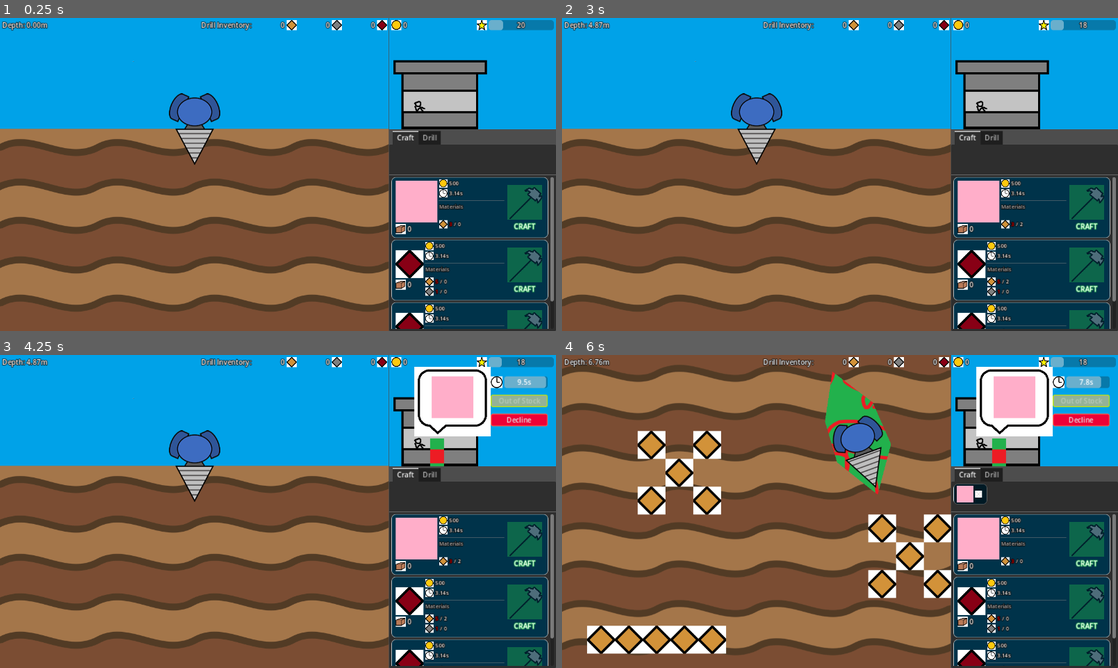
Above: before the commit, frames 1-4 (two rows, left to right).
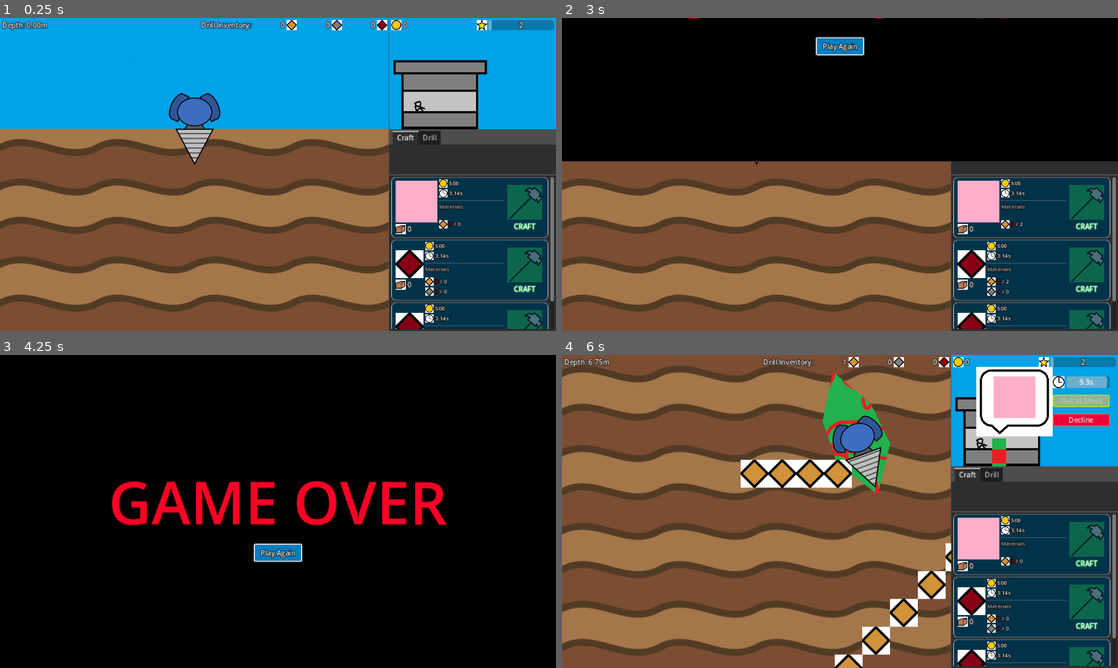
Above: after the commit, the same moments.

Repository: aNotSoCleverName/mechanicore
Game: Godot game, scene res://Main.tscn
Same seed, same stepped clock (60 frames per second), same inputs: the game is played once before the commit and once after it.
Inputs (mouse positions are in pixels of both pictures, inside the frame that each line leads up to):
- Up to frame 1 (0.25 s): no input
- Up to frame 2 (3 s): tap Enter (ui_accept) at 0.5, 0.77, 1.52 s; hold Right (ui_right) 0.53-1.28 s; tap R at 0.6, 1.35, 2.1 s; hold Left (ui_left) 1.28-2.03 s; hold Right (ui_right) 2.03-2.75 s; click "Decline" at 2.75 s
- Up to frame 3 (4.25 s): click (278, 527) at 3.5 s, where only the run after the commit has a clickable "Play Again"
- Up to frame 4 (6 s): click (840, 552) at 4.25 s, where only the run after the commit has a clickable "Play Again"; tap Enter (ui_accept) at 5, 5.27 s; hold Right (ui_right) 5.03-5.75 s; tap R at 5.1 s; click (1084, 539) at 5.77 s

The runs differ from the first frame. In frame 1, 0.1% of the frame differs, in the area x 87-95%, y 0-4%; in frame 2, 45%; in frame 3, 99%, in the area x 0-100%, y 0-100%; in frame 4, 13%.

Commit message:
Implemented game over feature for when reputation hits 0

Diff:
--- a/Base/Base.gd
+++ b/Base/Base.gd
@@ -2,20 +2,20 @@
 class_name Base
 
 # Key = ore type, value = amount
-static var ores: Dictionary = { };
-static func _addOres(inOres: Dictionary):
+var ores: Dictionary = { };
+func _addOres(inOres: Dictionary):
 	for oreType: Ore.EOreType in ores.keys():
-		Base.ores[oreType] += inOres[oreType];
+		self.ores[oreType] += inOres[oreType];
 	SignalBus_Base.update_ore_inventory.emit(ores);
-static func _takeOres(inOres: Dictionary):
+func _takeOres(inOres: Dictionary):
 	for oreType: Ore.EOreType in ores.keys():
-		Base.ores[oreType] -= inOres[oreType];
+		self.ores[oreType] -= inOres[oreType];
 	SignalBus_Base.update_ore_inventory.emit(ores);
 
 # Key = craftItem, value = amount
-static var craftItems: Dictionary = { };
+var craftItems: Dictionary = { };
 
-static var money: int = 0;
+var money: int = 0;
 
 func _on_tree_entered() -> void:
 	SignalBus_EndlessRun.drill_change_dock.connect(
@@ -23,38 +23,38 @@
 			if (!inIsDocked):
 				return;
 
-			Base._addOres(inDrill.inventory);
+			self._addOres(inDrill.inventory);
 	)
 
 	SignalBus_Base.craft_queue.connect(
 		func (inCraftItem: CraftItem):
-			Base._takeOres(inCraftItem.materials);
+			self._takeOres(inCraftItem.materials);
 	);
 
 	SignalBus_Base.craft_finished.connect(
 		func (inCraftItem: CraftItem):
-			Base.craftItems[inCraftItem] += 1;
+			self.craftItems[inCraftItem] += 1;
 	);
 
 	SignalBus_Base.craft_cancel.connect(
 		func (inCraftItem: CraftItem):
-			Base._addOres(inCraftItem.materials);
+			self._addOres(inCraftItem.materials);
 	);
 
 	SignalBus_Base.shop_sell.connect(
 		func (inCraftItem: CraftItem):
-			Base.craftItems[inCraftItem] -= 1;
-			Base.money += inCraftItem.price;
+			self.craftItems[inCraftItem] -= 1;
+			self.money += inCraftItem.price;
 
-			SignalBus_Base.update_inventory_money.emit(Base.money);
+			SignalBus_Base.update_inventory_money.emit(self.money);
 	)
 
 func _ready() -> void:
 	# Initiate ores
 	for oreType: Ore.EOreType in Ore.EOreType.values():
-		Base.ores[oreType] = 0;
-	SignalBus_Base.update_ore_inventory.emit(Base.ores);	# This triggers the code that checks if craft item text should be red/white depending on stock
+		self.ores[oreType] = 0;
+	SignalBus_Base.update_ore_inventory.emit(self.ores);	# This triggers the code that checks if craft item text should be red/white depending on stock
 
 	# Initiate craftItems
 	for craftItemNode: CraftItemNode in $"Menu/Craft/Craft Items MarginContainer/ScrollContainer/MarginContainer/Craft Items".get_children() as Array[CraftItemNode]:
-		Base.craftItems[craftItemNode.craftItem] = 0;
+		self.craftItems[craftItemNode.craftItem] = 0;
--- a/Base/Menu/Craft/Craft Item/Stock.gd
+++ b/Base/Menu/Craft/Craft Item/Stock.gd
@@ -1,4 +1,6 @@
 extends Label
+
+var _base: Base = self.find_parent("Base");
 
 func _on_tree_entered():
 	SignalBus_Base.craft_finished.connect(
@@ -9,10 +11,10 @@
 			var craftItemNode: CraftItemNode = ancestorNode;
 
 			if (inCraftItem == craftItemNode.craftItem):
-				self.text = str(Base.craftItems[inCraftItem]);
+				self.text = str(self._base.craftItems[inCraftItem]);
 	)
 
 	SignalBus_Base.shop_sell.connect(
 		func (inCraftItem: CraftItem):
-			self.text = str(Base.craftItems[inCraftItem]);
+			self.text = str(self._base.craftItems[inCraftItem]);
 	)
--- a/Base/Shop/Alien/Sell Button.gd
+++ b/Base/Shop/Alien/Sell Button.gd
@@ -1,5 +1,6 @@
 extends Button
 
+@onready var _base: Base = self.find_parent("Base");
 var _alienNode: AlienNode;
 
 func _Disable(inIsDisabled: bool) -> void:
@@ -16,7 +17,7 @@
 		func (inAlienNode: AlienNode):
 			self._alienNode = inAlienNode;
 
-			self._Disable(Base.craftItems[self._alienNode.orderedItem] == 0);
+			self._Disable(self._base.craftItems[self._alienNode.orderedItem] == 0);
 
 	)
 
--- a/Base/Shop/Alien/Time Bar.gd
+++ b/Base/Shop/Alien/Time Bar.gd
@@ -1,6 +1,7 @@
 extends ProgressBar
 
 var _orderTimer: Timer;
+@onready var _tickTimer: Timer = $"Tick Timer";
 
 func _ready() -> void:
 	var ancestorNode: Node = self.get_parent();
@@ -9,8 +10,7 @@
 	var order: Order = ancestorNode;
 	self._orderTimer = order.get_node("Timer");
 
-	var tickTimer: Timer = $"Tick Timer";
-	tickTimer.timeout.connect(
+	self._tickTimer.timeout.connect(
 		func ():
 			self.value = self._orderTimer.time_left / self._orderTimer.wait_time;
 			$Label.text = str(self._orderTimer.time_left).pad_decimals(1) + "s";
@@ -18,5 +18,5 @@
 
 	SignalBus_Base.shop_make_order.connect(
 		func (_inAlienNode: AlienNode):
-			tickTimer.start();
+			self._tickTimer.start();
 	)
--- a/Base/Shop/Queue.gd
+++ b/Base/Shop/Queue.gd
@@ -3,8 +3,8 @@
 
 const MAX_QUEUE: int = 1;
 
-static var _alienPool: Array[AlienNode] = [];
-static var alienQueues: Array[AlienNode] = [];
+var _alienPool: Array[AlienNode] = [];
+var alienQueues: Array[AlienNode] = [];
 
 @onready var _spawnTimer: Timer = $Timer;
 
@@ -13,13 +13,13 @@
 	self._spawnTimer.wait_time = 1;
 
 func _ExitQueue() -> void:
-	ShopQueue.alienQueues.remove_at(0);
+	self.alienQueues.remove_at(0);
 
 	var firstInQueue: AlienNode = self.get_child(1); # Index 0 is timer
 	self.remove_child(firstInQueue);
 	self._alienPool.append(firstInQueue);
 
-	if (ShopQueue.alienQueues.size() == 0):
+	if (self.alienQueues.size() == 0):
 		SignalBus_Base.shop_queue_empty.emit();
 
 func _ready() -> void:
@@ -31,7 +31,7 @@
 			var alienNode: AlienNode = self._alienPool.pop_back();
 			if (alienNode == null):
 				alienNode = preload("res://Base/Shop/Alien/Alien Node.tscn").instantiate();
-			ShopQueue.alienQueues.append(alienNode);
+			self.alienQueues.append(alienNode);
 			self.add_child(alienNode);
 	)
 	self._spawnTimer.start();
@@ -50,15 +50,18 @@
 	)
 
 func _on_child_entered_tree(_node):
-	if (ShopQueue.alienQueues.size() >= ShopQueue.MAX_QUEUE):
+	if (self.alienQueues.size() >= ShopQueue.MAX_QUEUE):
 		self._spawnTimer.stop();
 
 func _on_child_exiting_tree(_node):
 	# Only start timer again if queue was full because it means the timer was stopped
-	if (ShopQueue.alienQueues.size() + 1 >= ShopQueue.MAX_QUEUE):
+	if (self.alienQueues.size() + 1 >= ShopQueue.MAX_QUEUE):
 		self._ResetSpawnTimer();
 		self._spawnTimer.start();
 
 func _on_child_order_changed():
-	if (ShopQueue.alienQueues.size() > 0):
-		SignalBus_Base.shop_make_order.emit(ShopQueue.alienQueues[0]);
+	if (!self.is_inside_tree()):
+		return;
+
+	if (self.alienQueues.size() > 0):
+		SignalBus_Base.shop_make_order.emit(self.alienQueues[0]);
--- a/Base/Shop/Reputation.gd
+++ b/Base/Shop/Reputation.gd
@@ -1,14 +1,17 @@
 extends HBoxContainer
 
-const DEFAULT_REPUTATION = 20;
+const DEFAULT_REPUTATION = 2;
 
 var _reputation: int:
 	get:
 		return _reputation;
 	set(inValue):
-		_reputation = inValue;
+		_reputation = clampi(inValue, 0, 100);
 		$ProgressBar.value = _reputation;
 		$ProgressBar/Label.text = str(_reputation);
+
+		if (_reputation <= 0):
+			SignalBus_Base.game_over.emit();
 
 func _on_tree_entered():
 	SignalBus_Base.shop_sell.connect(
--- /dev/null
+++ b/Game Over.gd
@@ -0,0 +1,28 @@
+extends PanelContainer
+
+var targetY: Array[int] = [0, -180, 0, -90, 0];
+var changeY: Array[int] = [30, 20, 20, 10, 10]
+var stageIndex: int = 0;
+
+func _ready():
+	self.position.y = -self.size.y;
+
+func _process(_delta: float):
+	if (self.stageIndex >= self.targetY.size()):
+		return;
+
+	if (self.position.y == self.targetY[self.stageIndex]):
+		self.stageIndex += 1;
+	elif (self.position.y < self.targetY[self.stageIndex]):
+		self.position.y = min(self.position.y + self.changeY[self.stageIndex], self.targetY[self.stageIndex]);
+	else:
+		self.position.y = max(self.position.y - self.changeY[self.stageIndex], self.targetY[self.stageIndex]);
+
+func _on_play_again_button_pressed():
+	var main: Control = self.get_parent();
+	main.get_child(0).queue_free();
+
+	var newGame: HBoxContainer = preload("res://Game.tscn").instantiate();
+	main.add_child(newGame);
+
+	self.queue_free();
--- /dev/null
+++ b/Game Over.tscn
@@ -0,0 +1,69 @@
+[gd_scene load_steps=5 format=3 uid="uid://c4jew4c3jev84"]
+
+[ext_resource type="Script" path="res://Game Over.gd" id="1_tm8js"]
+[ext_resource type="LabelSettings" uid="uid://ij0ls7r7u6aq" path="res://Simple Label.tres" id="2_1kh76"]
+
+[sub_resource type="LabelSettings" id="LabelSettings_8hnsg"]
+font_size = 136
+font_color = Color(1, 0, 0.147364, 1)
+
+[sub_resource type="StyleBoxFlat" id="StyleBoxFlat_ktxum"]
+bg_color = Color(0, 0.495304, 0.765625, 1)
+border_width_left = 3
+border_width_top = 3
+border_width_right = 3
+border_width_bottom = 3
+corner_radius_top_left = 3
+corner_radius_top_right = 3
+corner_radius_bottom_right = 3
+corner_radius_bottom_left = 3
+
+[node name="GameOver" type="PanelContainer"]
+anchors_preset = 15
+anchor_right = 1.0
+anchor_bottom = 1.0
+grow_horizontal = 2
+grow_vertical = 2
+script = ExtResource("1_tm8js")
+
+[node name="ColorRect" type="ColorRect" parent="."]
+layout_mode = 2
+color = Color(0, 0, 0, 1)
+
+[node name="VBoxContainer" type="VBoxContainer" parent="."]
+layout_mode = 2
+alignment = 1
+
+[node name="Label" type="Label" parent="VBoxContainer"]
+layout_mode = 2
+text = "GAME OVER"
+label_settings = SubResource("LabelSettings_8hnsg")
+horizontal_alignment = 1
+
+[node name="Play Again Button" type="Button" parent="VBoxContainer"]
+custom_minimum_size = Vector2(112, 42)
+layout_mode = 2
+size_flags_horizontal = 4
+focus_mode = 0
+mouse_default_cursor_shape = 2
+theme_override_styles/normal = SubResource("StyleBoxFlat_ktxum")
+
+[node name="Label" type="Label" parent="VBoxContainer/Play Again Button"]
+layout_mode = 1
+anchors_preset = 8
+anchor_left = 0.5
+anchor_top = 0.5
+anchor_right = 0.5
+anchor_bottom = 0.5
+offset_left = -40.0
+offset_top = -11.5
+offset_right = 40.0
+offset_bottom = 11.5
+grow_horizontal = 2
+grow_vertical = 2
+text = "Play Again"
+label_settings = ExtResource("2_1kh76")
+horizontal_alignment = 1
+vertical_alignment = 1
+
+[connection signal="pressed" from="VBoxContainer/Play Again Button" to="." method="_on_play_again_button_pressed"]
--- /dev/null
+++ b/Game.tscn
@@ -0,0 +1,75 @@
+[gd_scene load_steps=10 format=3 uid="uid://dij236dtc6ebs"]
+
+[ext_resource type="PackedScene" uid="uid://qh6srgn7krbr" path="res://Endless Run/Background/Parallax Background.tscn" id="1_py67n"]
+[ext_resource type="PackedScene" uid="uid://c0q46edypqnp0" path="res://Endless Run/Wall.tscn" id="2_3lbd5"]
+[ext_resource type="Script" path="res://Endless Run/Ores/Ore Manager.gd" id="3_q1us5"]
+[ext_resource type="Script" path="res://Endless Run/Bomb/Bomb Manager.gd" id="4_8v42n"]
+[ext_resource type="PackedScene" uid="uid://6hg1syki30xs" path="res://Endless Run/Drill/Drill.tscn" id="5_1yks2"]
+[ext_resource type="Script" path="res://Endless Run/Drill/Camera.gd" id="6_d74gh"]
+[ext_resource type="Script" path="res://Drill Camera Timer.gd" id="7_giktt"]
+[ext_resource type="PackedScene" uid="uid://dllakqtlni1xh" path="res://Endless Run/Top Bar/Top Bar.tscn" id="8_d308r"]
+[ext_resource type="PackedScene" uid="uid://dx4xl0ya4o52y" path="res://Base/Base.tscn" id="9_0jxyd"]
+
+[node name="Game" type="HBoxContainer"]
+anchors_preset = 15
+anchor_right = 1.0
+anchor_bottom = 1.0
+grow_horizontal = 2
+grow_vertical = 2
+theme_override_constants/separation = 0
+
+[node name="Endless Run Container" type="SubViewportContainer" parent="."]
+layout_mode = 2
+
+[node name="Endless Run" type="SubViewport" parent="Endless Run Container"]
+handle_input_locally = false
+size = Vector2i(896, 720)
+render_target_update_mode = 4
+
+[node name="ParallaxBackground" parent="Endless Run Container/Endless Run" instance=ExtResource("1_py67n")]
+
+[node name="Walls" type="Node2D" parent="Endless Run Container/Endless Run"]
+
+[node name="Left" parent="Endless Run Container/Endless Run/Walls" instance=ExtResource("2_3lbd5")]
+position = Vector2(-25, 0)
+bounceDir = 70
+
+[node name="Right" parent="Endless Run Container/Endless Run/Walls" instance=ExtResource("2_3lbd5")]
+position = Vector2(921, 0)
+bounceDir = 110
+
+[node name="Ore Manager" type="Node2D" parent="Endless Run Container/Endless Run"]
+script = ExtResource("3_q1us5")
+
+[node name="Bomb Manager" type="Node2D" parent="Endless Run Container/Endless Run"]
+script = ExtResource("4_8v42n")
+
+[node name="Drill" parent="Endless Run Container/Endless Run" instance=ExtResource("5_1yks2")]
+position = Vector2(448, 256)
+rotation = 1.5708
+
+[node name="Camera2D" type="Camera2D" parent="Endless Run Container/Endless Run"]
+offset = Vector2(0, 104)
+script = ExtResource("6_d74gh")
+
+[node name="Timer" type="Timer" parent="Endless Run Container/Endless Run/Camera2D"]
+wait_time = 0.05
+script = ExtResource("7_giktt")
+
+[node name="UI" type="CanvasLayer" parent="Endless Run Container/Endless Run"]
+
+[node name="Top Bar" parent="Endless Run Container/Endless Run/UI" instance=ExtResource("8_d308r")]
+
+[node name="Base Container" type="SubViewportContainer" parent="."]
+layout_mode = 2
+
+[node name="Base" type="SubViewport" parent="Base Container"]
+handle_input_locally = false
+size = Vector2i(384, 720)
+render_target_update_mode = 4
+
+[node name="Base" parent="Base Container/Base" instance=ExtResource("9_0jxyd")]
+
+[connection signal="tree_entered" from="Endless Run Container/Endless Run/Ore Manager" to="Endless Run Container/Endless Run/Ore Manager" method="_on_tree_entered"]
+[connection signal="tree_entered" from="Endless Run Container/Endless Run/Bomb Manager" to="Endless Run Container/Endless Run/Bomb Manager" method="_on_tree_entered"]
+[connection signal="tree_entered" from="Endless Run Container/Endless Run/Camera2D/Timer" to="Endless Run Container/Endless Run/Camera2D/Timer" method="_on_tree_entered"]
--- a/Global Script/Signal Bus - Base.gd
+++ b/Global Script/Signal Bus - Base.gd
@@ -23,3 +23,6 @@
 
 @warning_ignore("unused_signal")
 signal shop_queue_empty();
+
+@warning_ignore("unused_signal")
+signal game_over();
--- /dev/null
+++ b/Main.gd
@@ -0,0 +1,8 @@
+extends Control
+
+func _on_tree_entered():
+	SignalBus_Base.game_over.connect(
+		func ():
+			var gameOver: Control = preload("res://Game Over.tscn").instantiate();
+			self.add_child(gameOver);
+	)
--- a/Main.tscn
+++ b/Main.tscn
@@ -1,72 +1,23 @@
-[gd_scene load_steps=10 format=3 uid="uid://kf4x8f2aj1c7"]
+[gd_scene load_steps=3 format=3 uid="uid://kf4x8f2aj1c7"]
 
-[ext_resource type="PackedScene" uid="uid://qh6srgn7krbr" path="res://Endless Run/Background/Parallax Background.tscn" id="1_tsuhl"]
-[ext_resource type="PackedScene" uid="uid://dllakqtlni1xh" path="res://Endless Run/Top Bar/Top Bar.tscn" id="3_3cqpp"]
-[ext_resource type="Script" path="res://Endless Run/Ores/Ore Manager.gd" id="3_7444x"]
-[ext_resource type="PackedScene" uid="uid://c0q46edypqnp0" path="res://Endless Run/Wall.tscn" id="4_0aum5"]
-[ext_resource type="PackedScene" uid="uid://6hg1syki30xs" path="res://Endless Run/Drill/Drill.tscn" id="4_76jrm"]
-[ext_resource type="Script" path="res://Endless Run/Drill/Camera.gd" id="4_nr18h"]
-[ext_resource type="Script" path="res://Endless Run/Bomb/Bomb Manager.gd" id="4_reryw"]
-[ext_resource type="PackedScene" uid="uid://dx4xl0ya4o52y" path="res://Base/Base.tscn" id="5_lg7n8"]
-[ext_resource type="Script" path="res://Drill Camera Timer.gd" id="7_cbo1j"]
+[ext_resource type="Script" path="res://Main.gd" id="1_r3yx1"]
+[ext_resource type="PackedScene" uid="uid://dij236dtc6ebs" path="res://Game.tscn" id="2_dtcds"]
 
-[node name="Main" type="HBoxContainer"]
-offset_right = 1284.0
-offset_bottom = 720.0
-theme_override_constants/separation = 0
+[node name="Main" type="Control"]
+layout_mode = 3
+anchors_preset = 15
+anchor_right = 1.0
+anchor_bottom = 1.0
+grow_horizontal = 2
+grow_vertical = 2
+script = ExtResource("1_r3yx1")
 
-[node name="Endless Run Container" type="SubViewportContainer" parent="."]
-layout_mode = 2
+[node name="Game" parent="." instance=ExtResource("2_dtcds")]
+layout_mode = 0
+anchors_preset = 0
+anchor_right = 0.0
+anchor_bottom = 0.0
+grow_horizontal = 1
+grow_vertical = 1
 
-[node name="Endless Run" type="SubViewport" parent="Endless Run Container"]
-handle_input_locally = false
-size = Vector2i(896, 720)
-render_target_update_mode = 4
-
-[node name="ParallaxBackground" parent="Endless Run Container/Endless Run" instance=ExtResource("1_tsuhl")]
-
-[node name="Walls" type="Node2D" parent="Endless Run Container/Endless Run"]
-
-[node name="Left" parent="Endless Run Container/Endless Run/Walls" instance=ExtResource("4_0aum5")]
-position = Vector2(-25, 0)
-bounceDir = 70
-
-[node name="Right" parent="Endless Run Container/Endless Run/Walls" instance=ExtResource("4_0aum5")]
-position = Vector2(921, 0)
-bounceDir = 110
-
-[node name="Ore Manager" type="Node2D" parent="Endless Run Container/Endless Run"]
-script = ExtResource("3_7444x")
-
-[node name="Bomb Manager" type="Node2D" parent="Endless Run Container/Endless Run"]
-script = ExtResource("4_reryw")
-
-[node name="Drill" parent="Endless Run Container/Endless Run" instance=ExtResource("4_76jrm")]
-position = Vector2(448, 256)
-rotation = 1.5708
-
-[node name="Camera2D" type="Camera2D" parent="Endless Run Container/Endless Run"]
-offset = Vector2(0, 104)
-script = ExtResource("4_nr18h")
-
-[node name="Timer" type="Timer" parent="Endless Run Container/Endless Run/Camera2D"]
-wait_time = 0.05
-script = ExtResource("7_cbo1j")
-
-[node name="UI" type="CanvasLayer" parent="Endless Run Container/Endless Run"]
-
-[node name="Top Bar" parent="Endless Run Container/Endless Run/UI" instance=ExtResource("3_3cqpp")]
-
-[node name="Base Container" type="SubViewportContainer" parent="."]
-layout_mode = 2
-
-[node name="Base" type="SubViewport" parent="Base Container"]
-handle_input_locally = false
-size = Vector2i(384, 720)
-render_target_update_mode = 4
-
-[node name="Base" parent="Base Container/Base" instance=ExtResource("5_lg7n8")]
-
-[connection signal="tree_entered" from="Endless Run Container/Endless Run/Ore Manager" to="Endless Run Container/Endless Run/Ore Manager" method="_on_tree_entered"]
-[connection signal="tree_entered" from="Endless Run Container/Endless Run/Bomb Manager" to="Endless Run Container/Endless Run/Bomb Manager" method="_on_tree_entered"]
-[connection signal="tree_entered" from="Endless Run Container/Endless Run/Camera2D/Timer" to="Endless Run Container/Endless Run/Camera2D/Timer" method="_on_tree_entered"]
+[connection signal="tree_entered" from="." to="." method="_on_tree_entered"]
